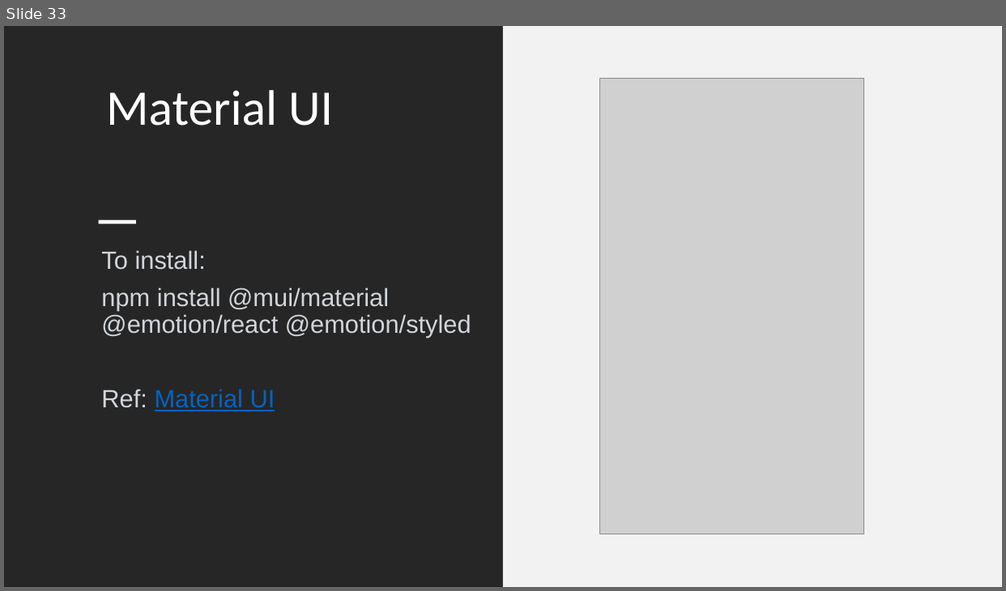
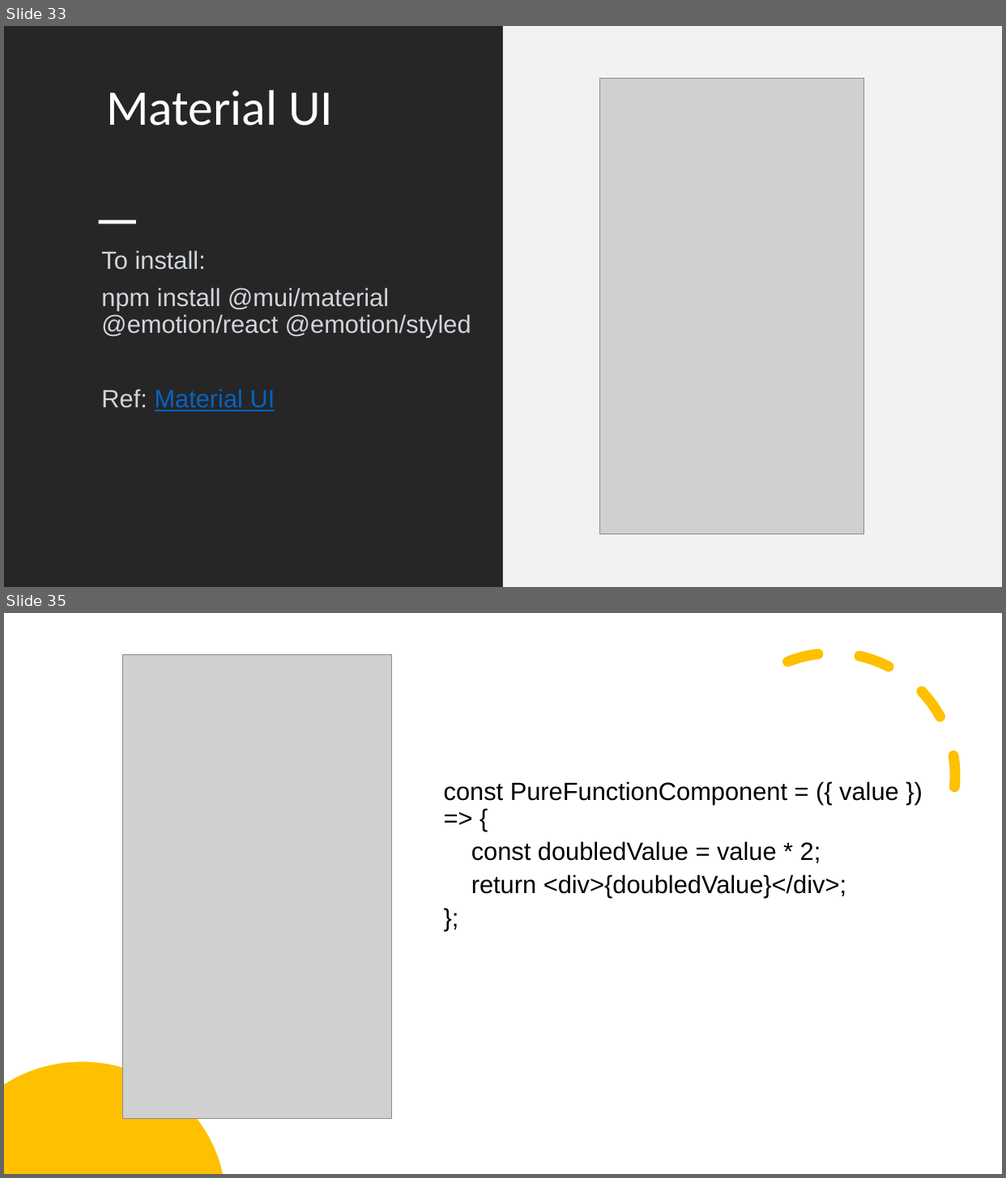
Before and after one commit to SivaPrasannaS/skg, a slide deck: react/study_materials/React.pptx. Shown one above the other, each under a label of ours: slide 33 before the commit, slides 33 and 35 after it; the slides between them are not shown. The pictures are 1006x591 and 1006x1178 pixels, drawn with LibreOffice and Linux fonts; fonts in the diff are those of the drawing; grey boxes stand for pictures. Boxes give left, top, right and bottom in pixels: in the first picture for what was removed or moved away, otherwise in the second. Text is boxed around its words. In the diff, an @@ line names an element or a change of style, - is before the commit and + after.

```diff
--- a/react/study_materials/React.pptx
+++ b/react/study_materials/React.pptx
@@ slide 35 added at (4,613,1002,1174), background #FFFFFF @@
@@ arc (boxed as its full ellipse) added at (671,615,995,937), outline #FFC000 10 pt dashed @@
@@ picture added at (122,655,391,1119) @@
@@ text added at (444,781,899,898), 24 pt, text #000000 @@
+const PureFunctionComponent = ({ value }) => {
+const doubledValue = value * 2;
+return <div>{doubledValue}</div>;
+};
@@ freeform shape added at (4,1063,223,1174), fill #FFC000 @@
```
Also in this commit, not shown: 9 other slides added, 7 other files.
